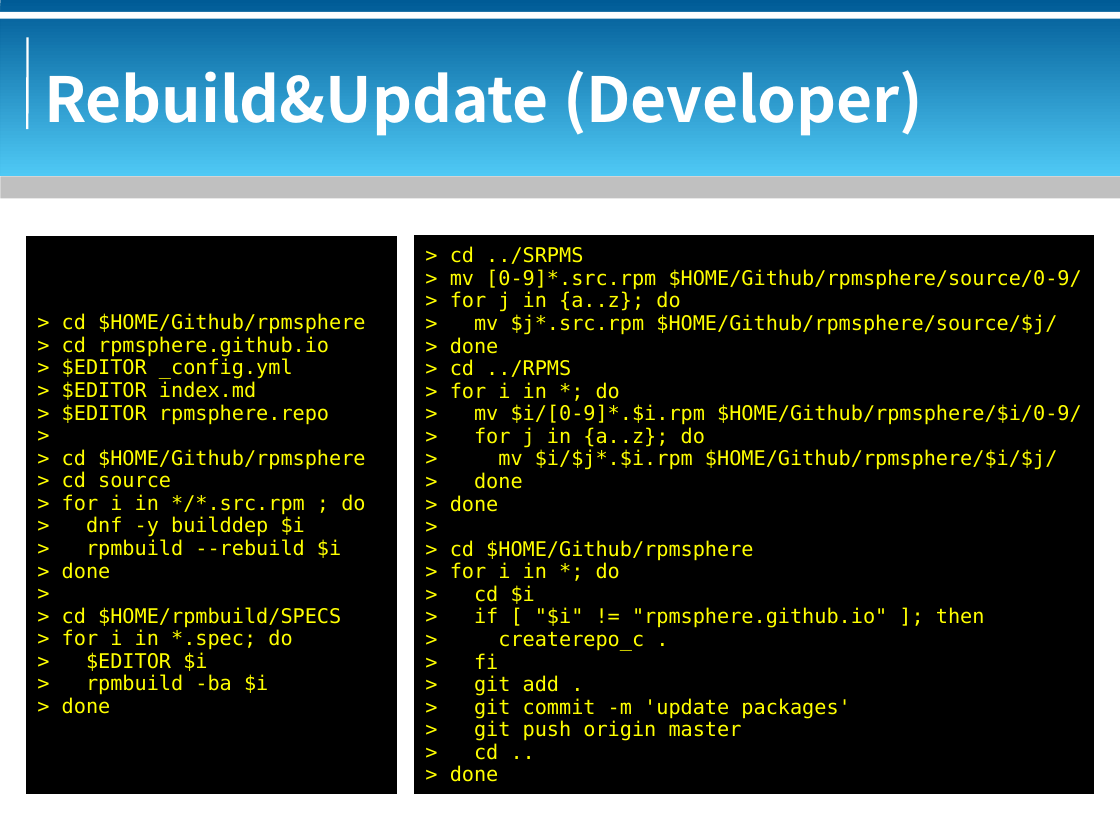
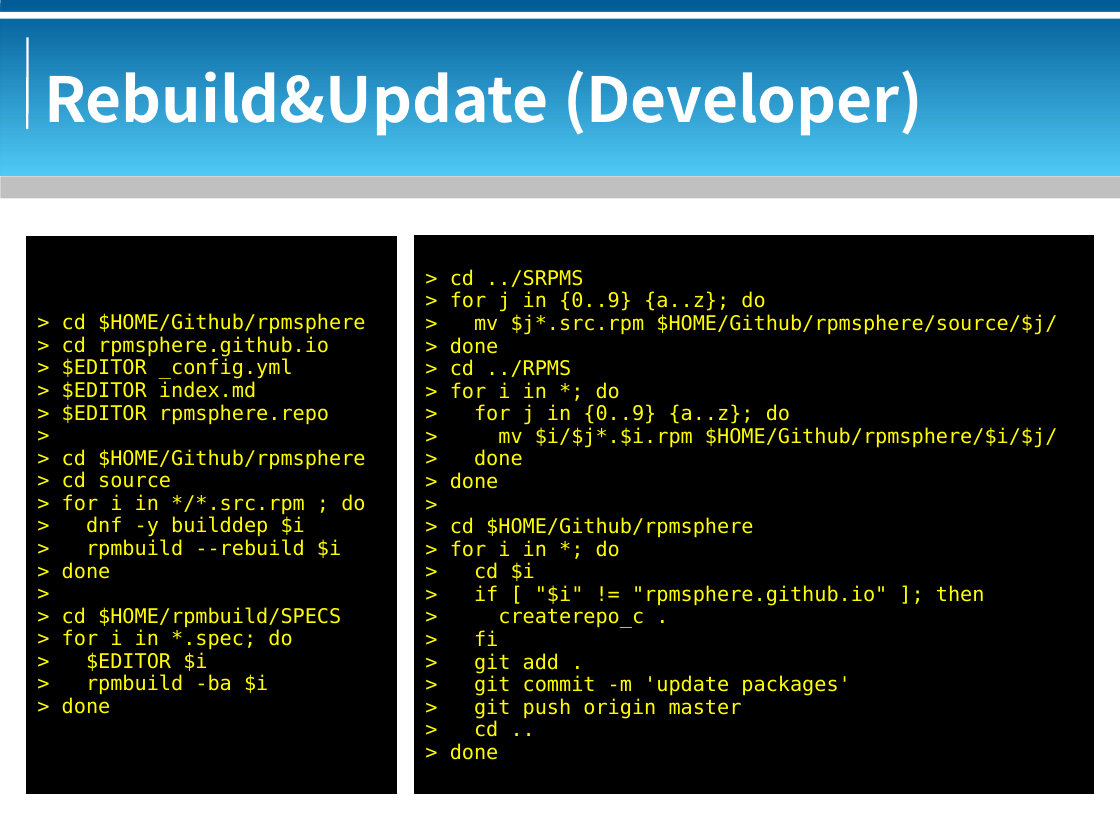
Before and after one commit to bluebat/.presentations, a slide deck: slide 5 of rpmsphere-repository.odp. Drawn at 1120x840 pixels with LibreOffice and Linux fonts; fonts in the diff are those of the drawing; background and template pictures are left out. Boxes give left, top, right and bottom in pixels: in the first picture for what was removed or moved away, otherwise in the second. Text is boxed around its words. In the diff, an @@ line names an element or a change of style, - is before the commit and + after.

```diff
--- a/rpmsphere-repository.odp
+++ b/rpmsphere-repository.odp
@@ text in rectangle at [450,291,765,312]: text changed @@
-> mv [0-9]*.src.rpm $HOME/Github/rpmsphere/source/0-9/
-> for j in {a..z}; do
+> for j in {0..9} {a..z}; do
@@ text in rectangle at [474,404,790,425]: text changed @@
-> mv $i/[0-9]*.$i.rpm $HOME/Github/rpmsphere/$i/0-9/
-> for j in {a..z}; do
+> for j in {0..9} {a..z}; do
```
Also in this commit, not shown: 3 other files.
